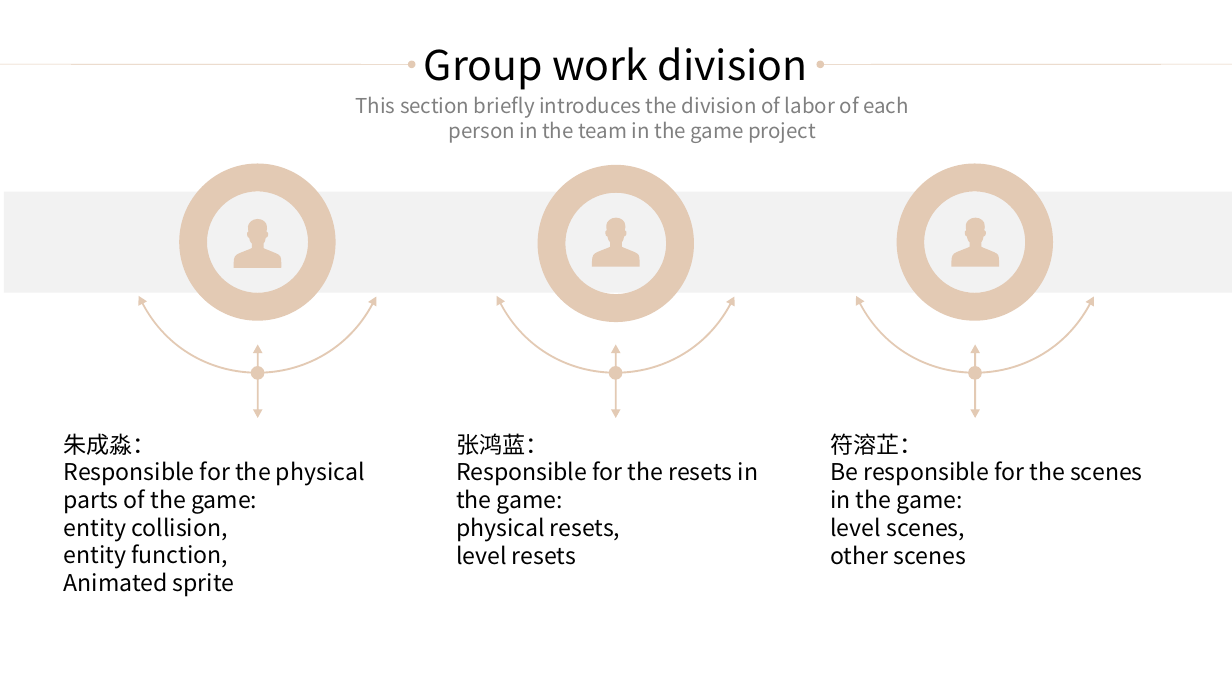
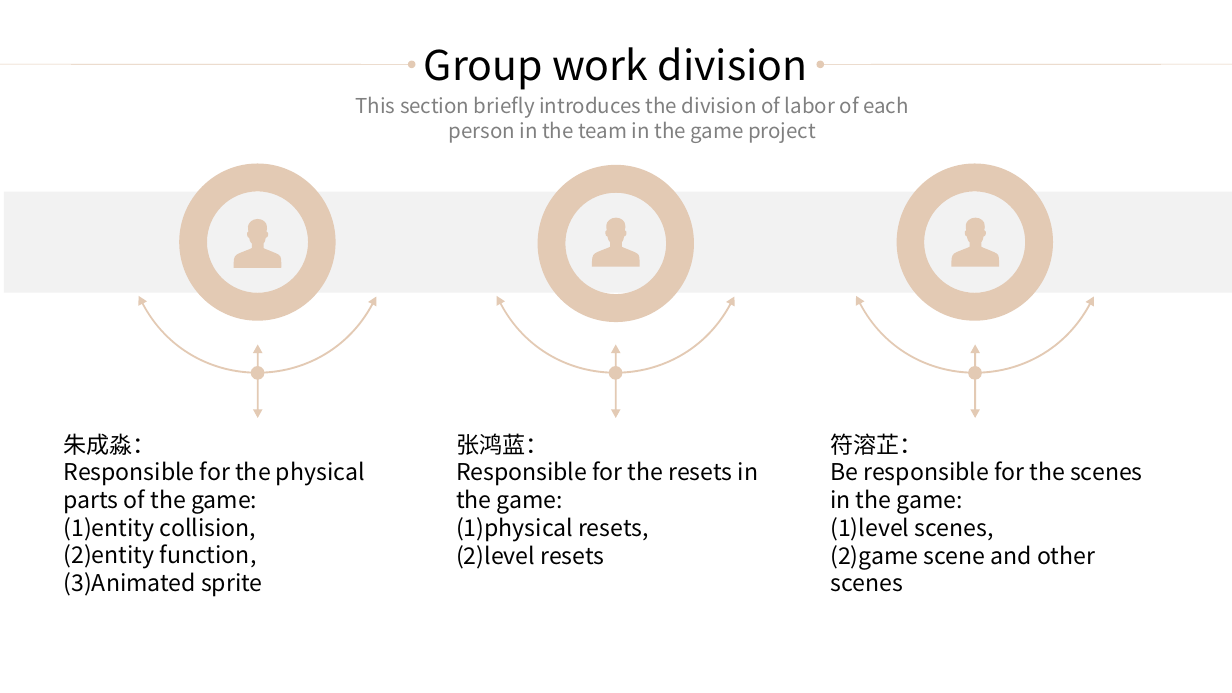
Before and after one commit to furongzhilab/SuperTux, a slide deck: slide 18 of 答辩PPT.pptx (slide 15 before the commit). Drawn at 1232x693 pixels with LibreOffice and Linux fonts; fonts in the diff are those of the drawing. Boxes give left, top, right and bottom in pixels: in the first picture for what was removed or moved away, otherwise in the second. Text is boxed around its words. In the diff, an @@ line names an element or a change of style, - is before the commit and + after.

```diff
--- a/答辩PPT.pptx
+++ b/答辩PPT.pptx
@@ text at <box>64,512,263,597</box>: text changed @@
-entity collision,
-entity function,
-Animated sprite
+(1)entity collision,
+(2)entity function,
+(3)Animated sprite
@@ text at <box>456,512,649,569</box>: text changed @@
-physical resets,
-level resets
+(1)physical resets,
+(2)level resets
@@ text at <box>830,512,1095,592</box>: text changed @@
-level scenes,
-other scenes
+(1)level scenes,
+(2)game scene and other scenes
```
Also in this commit, not shown: 5 other slides changed, 5 slides added.
